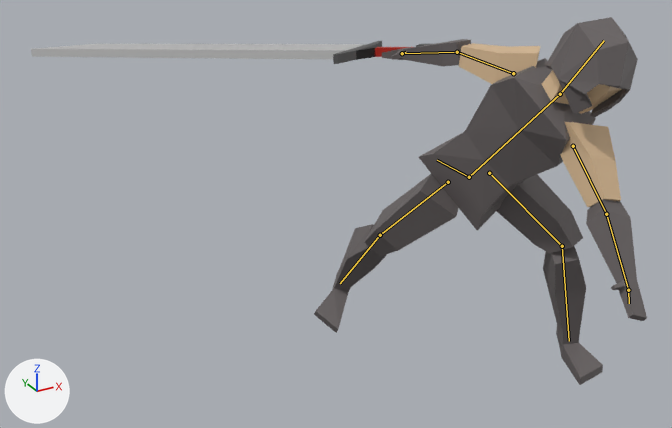
A saved change to the Blender file Human/Human_LongSword_Attack_Left.blend.
Both versions are drawn from a 50 mm camera at (-2.18, -2.71, 2.1) aimed at (-0.49, 0.36, 0.56). Arrows for +X, +Y and +Z are at lower left; the lights stay in place. Both versions are drawn at frame 38 of the action 'Attack_Left'; the numbers are the values there. The bones that bend it are drawn over the model as lines.

In view in the first picture: 'Arm', 'Body', 'Cube', 'Foot', 'Hand', 'Head', 'Helmet', 'Leg'.
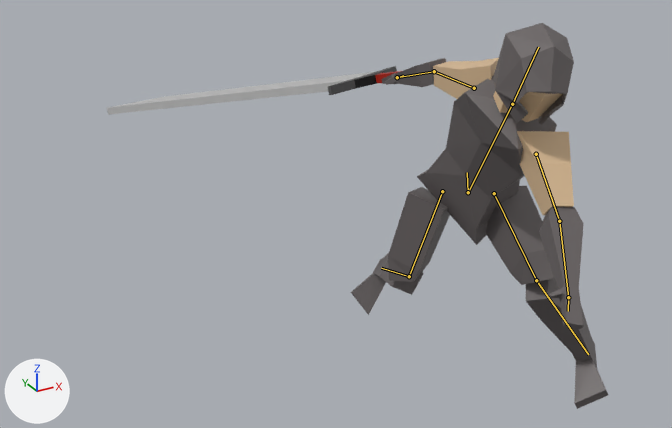
Commit message: left attack

Boxes [x1, y1, x2, y2] around the edits, measured in the pictures (672 x 428 px):
'Body', posed (21% narrower)
    before: [419, 58, 596, 231]
    after: [417, 75, 557, 245]
'Leg', posed
    before: [364, 174, 583, 256]
    after: [388, 186, 554, 285]
'Arm', posed (13% narrower)
    before: [459, 43, 621, 207]
    after: [433, 58, 574, 215]
'Helmet', posed (12% narrower)
    before: [546, 17, 638, 117]
    after: [493, 23, 574, 125]
'Foot', posed (11% narrower)
    before: [314, 224, 603, 385]
    after: [351, 253, 608, 409]
'Hand', posed (23% narrower)
    before: [382, 39, 647, 321]
    after: [381, 58, 584, 329]
'Cube', posed
    before: [31, 41, 430, 64]
    after: [107, 66, 401, 115]
'Head', posed
    before: [542, 70, 621, 114]
    after: [493, 91, 562, 122]
bone 'Root', root to tip
    before: (469, 177) to (437, 160)
    after: (468, 192) to (467, 172)
bone 'Body', root to tip
    before: (469, 177) to (560, 94)
    after: (468, 192) to (512, 104)
bone 'LegL', root to tip
    before: (489, 173) to (562, 246)
    after: (494, 193) to (536, 280)
bone 'FootL', root to tip
    before: (562, 246) to (569, 341)
    after: (536, 280) to (588, 354)
bone 'LegR', root to tip
    before: (448, 182) to (380, 235)
    after: (442, 191) to (409, 276)
bone 'FootR', root to tip
    before: (380, 235) to (340, 283)
    after: (409, 276) to (381, 268)

Edits to the bpy script that builds the scene:
```text
Change bone_root:
    where bone_root = bpy.data.objects['Armature'].pose.bones['Root']
    bone_root.location: (-0.1, 0.0, -0.13) -> (-0.1, 0.0, -0.193)
    bone_root.rotation_quaternion: (-1.0, 0.0, 0.0, 0.0) -> (-0.954, 0.0, 0.0, 0.301)  # degrees (0, 0, 0) -> degrees (0, 0, -35)
Change bone_body:
    where bone_body = bpy.data.objects['Armature'].pose.bones['Body']  # child of 'Root'
    bone_body.rotation_quaternion: (0.761, 0.29, -0.529, -0.238) -> (0.875, 0.259, -0.352, -0.211)  # degrees (69, -42, -64) -> degrees (44, -30, -40)
Change bone_legl:
    where bone_legl = bpy.data.objects['Armature'].pose.bones['LegL']  # child of 'Root'
    bone_legl.rotation_quaternion: (0.867, 0.042, -0.217, -0.448) -> (0.859, 0.062, -0.254, -0.441)  # degrees (16, -20, -58) -> degrees (21, -22, -59)
Change bone_footl:
    where bone_footl = bpy.data.objects['Armature'].pose.bones['FootL']  # child of 'LegL'
    bone_footl.rotation_quaternion: (0.807, -0.092, 0.398, 0.426) -> (0.72, 0.076, 0.48, 0.496)  # degrees (16, 46, 62) -> degrees (48, 38, 86)
Change bone_legr:
    where bone_legr = bpy.data.objects['Armature'].pose.bones['LegR']  # child of 'Root'
    bone_legr.rotation_quaternion: (0.889, -0.255, 0.294, 0.24) -> (0.571, -0.048, 0.816, -0.08)  # degrees (-24, 40, 21) -> degrees (29, 112, 26)
Change bone_footr:
    where bone_footr = bpy.data.objects['Armature'].pose.bones['FootR']  # child of 'LegR'
    bone_footr.rotation_quaternion: (0.976, 0.139, -0.118, 0.12) -> (0.49, -0.481, -0.695, 0.214)  # degrees (15, -15, 12) -> degrees (-119, -28, 94)
```
